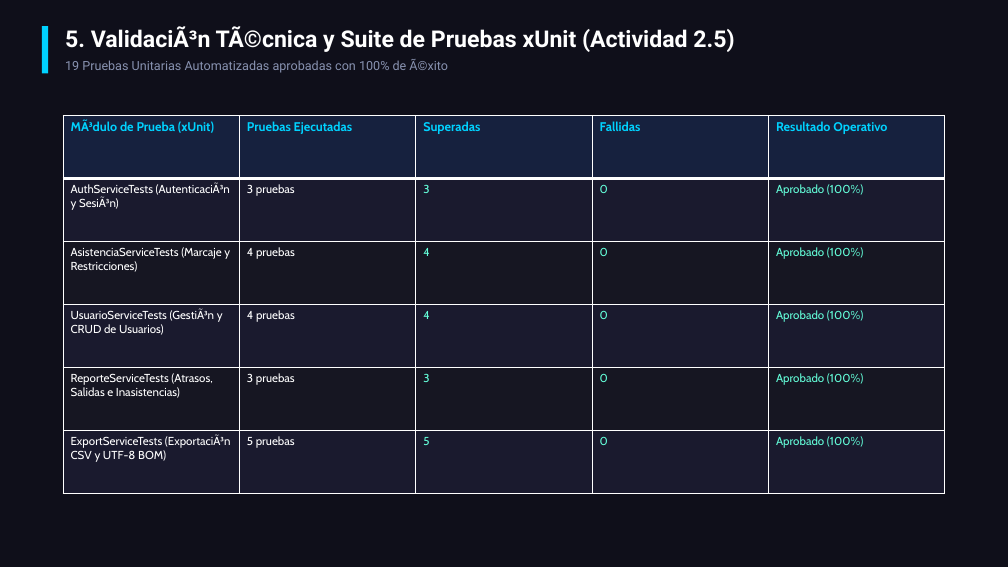
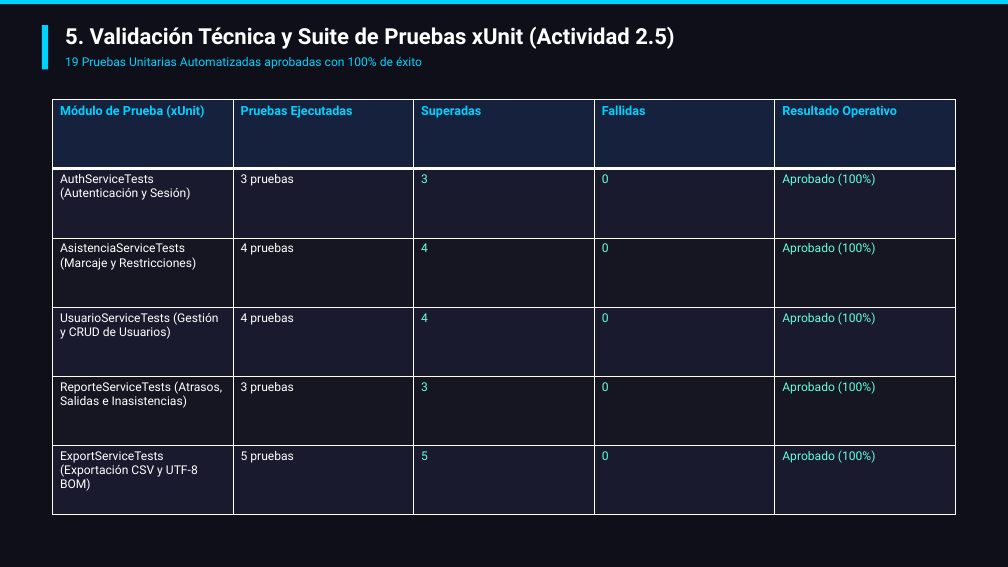
Before and after one commit to swrmm/SoftwareIntegracion, a slide deck: slide 6 of Documentos Proyecto/Presentacion_Etapa_2_Semana_11.pptx. Drawn at 1008x567 pixels with LibreOffice and Linux fonts; fonts in the diff are those of the drawing. Boxes give left, top, right and bottom in pixels: in the first picture for what was removed or moved away, otherwise in the second. Text is boxed around its words. In the diff, an @@ line names an element or a change of style, - is before the commit and + after.

```diff
--- a/Documentos Proyecto/Presentacion_Etapa_2_Semana_11.pptx
+++ b/Documentos Proyecto/Presentacion_Etapa_2_Semana_11.pptx
@@ rectangle added at [0,0,1008,5], fill #00D2FF @@
@@ rectangle: place and size @@
-rectangle at [42,26,48,73]
+rectangle at [42,25,48,69]
@@ text at [65,27,674,49]: text changed; size 22 to 21 pt @@
-5. ValidaciÃ³n TÃ©cnica y Suite de Pruebas xUnit (Actividad 2.5)
+5. Validación Técnica y Suite de Pruebas xUnit (Actividad 2.5)
@@ text at [65,57,422,69]: text changed; size 12 to 11.5 pt; text colour #8892B0 to #00D2FF @@
-19 Pruebas Unitarias Automatizadas aprobadas con 100% de Ã©xito
+19 Pruebas Unitarias Automatizadas aprobadas con 100% de éxito
@@ table at [52,100,956,515] @@
-row 1, column 1: MÃ³dulo de Prueba (xUnit)
+row 1, column 1: Módulo de Prueba (xUnit)
-row 2, column 1: AuthServiceTests (AutenticaciÃ³n y SesiÃ³n)
+row 2, column 1: AuthServiceTests (Autenticación y Sesión)
-row 4, column 1: UsuarioServiceTests (GestiÃ³n y CRUD de Usuarios)
+row 4, column 1: UsuarioServiceTests (Gestión y CRUD de Usuarios)
-row 6, column 1: ExportServiceTests (ExportaciÃ³n CSV y UTF-8 BOM)
+row 6, column 1: ExportServiceTests (Exportación CSV y UTF-8 BOM)
@@ font Cabin to Roboto in "Pruebas Ejecutadas", "Superadas", "Fallidas", "Resultado Operativo" and 22 more places @@
@@ size 11 to 11.5 pt in "3 pruebas", "3", "0", "Aprobado (100%)" and 18 more places @@
@@ table: place and size @@
-table at [63,116,944,494]
+table at [52,100,956,515]
```
Also in this commit, not shown: 7 other slides changed, 4 other files.
